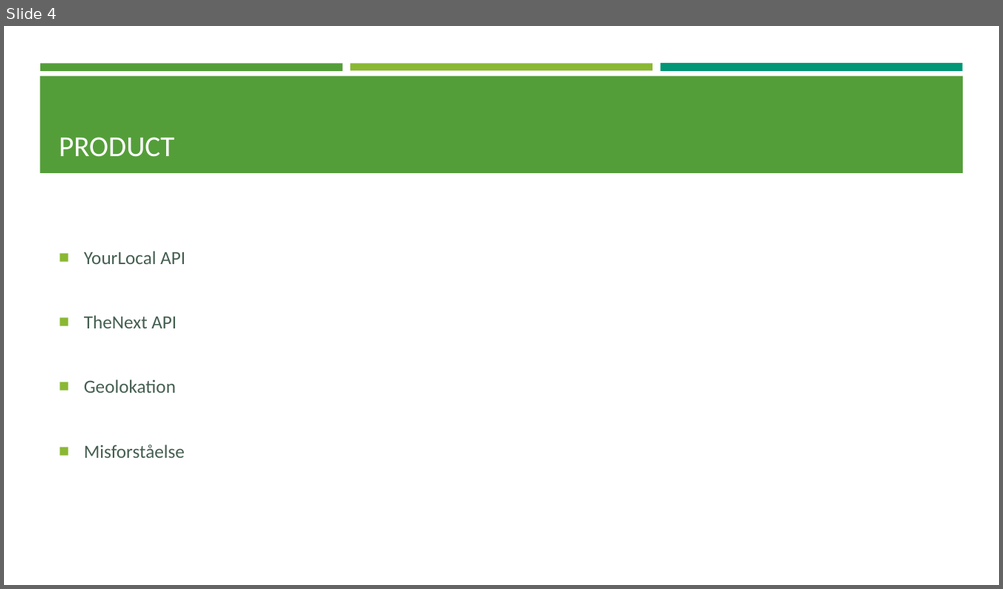
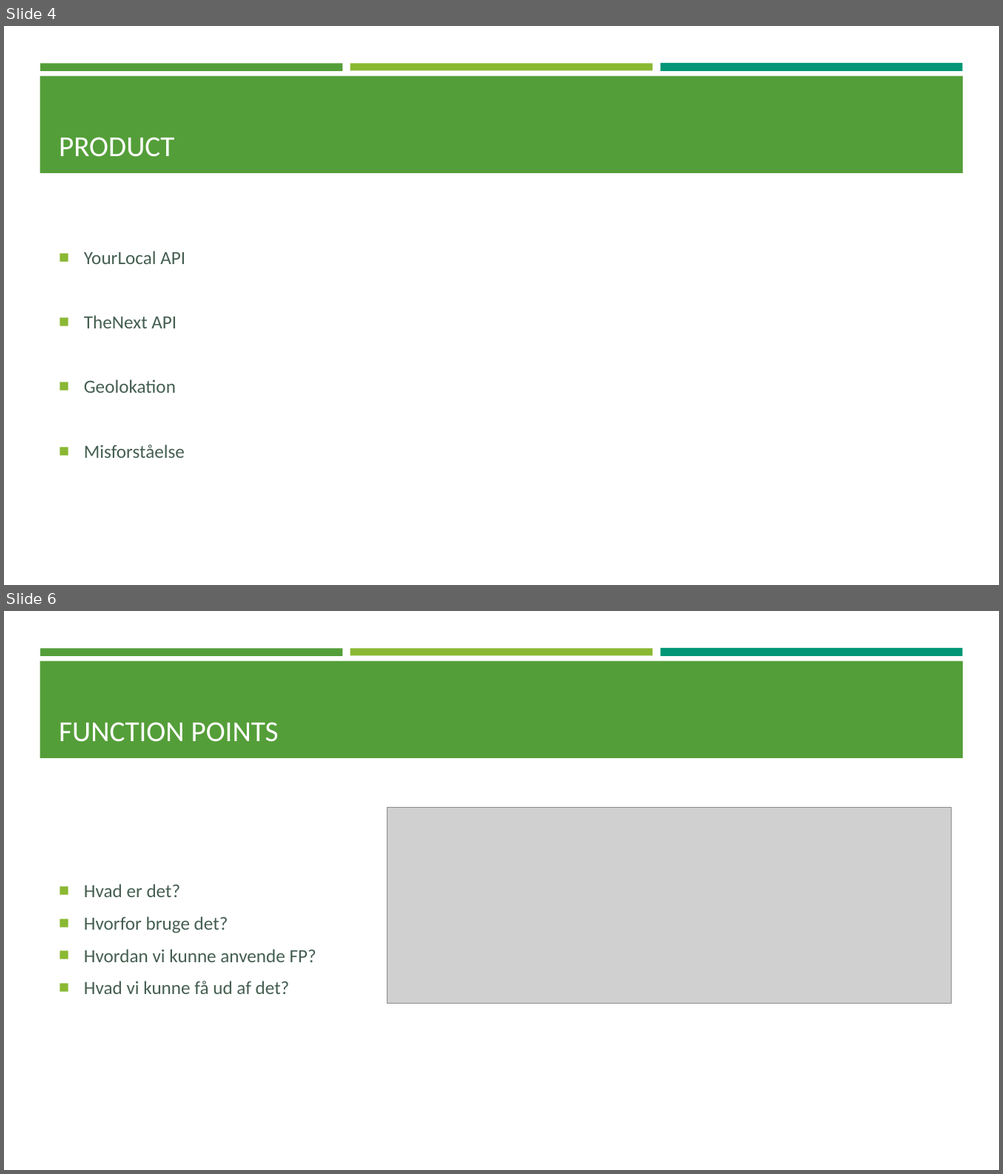
Before and after one commit to C-Strunge/3.SemesterSWD-Eksamen.Final, a slide deck: The Next præsentation.pptx. Shown one above the other, each under a label of ours: slide 4 before the commit, slides 4 and 6 after it; the slides between them are not shown. The pictures are 1003x589 and 1003x1174 pixels, drawn with LibreOffice and Linux fonts; fonts in the diff are those of the drawing; grey boxes stand for pictures. Boxes give left, top, right and bottom in pixels: in the first picture for what was removed or moved away, otherwise in the second. Text is boxed around its words. In the diff, an @@ line names an element or a change of style, - is before the commit and + after.

```diff
--- a/The Next præsentation.pptx
+++ b/The Next præsentation.pptx
@@ slide 6 added at [4,611,999,1170], background #FFFFFF; not listed: 4 template elements that a slide beside it also shows @@
@@ title added at [59,722,279,742], 28 pt, text #FFFFFF @@
+FUNCTION POINTS
@@ picture added at [387,808,951,1003] @@
@@ text added at [84,884,316,994], 18 pt, text #455F51 @@
+■ Hvad er det?
+■ Hvorfor bruge det?
+■ Hvordan vi kunne anvende FP?
+■ Hvad vi kunne få ud af det?
```
Also in this commit, not shown: 1 slide changed, 1 other slide added, 1 slide removed.
